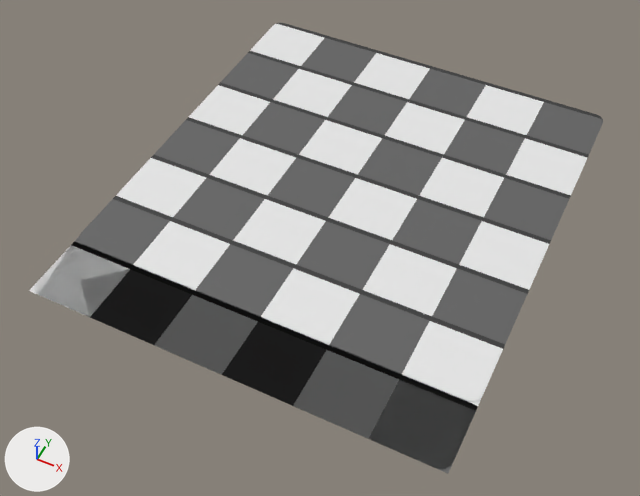
Renders of the FBX model Assets/000.Eeeeden/00-Fbxs/01-Map/Map-Tile.fbx from each side of a commit.
Before and after are seen from a 50 mm lens placed at (3.86, -8.98, 9.25), pointed at (-0.1, -1.06, -0.65). Every picture has the same lights, and +X, +Y and +Z are marked at lower left. Where no turn or scale is listed for an object, it has been applied to the vertices. Vertices at the same position are counted once.

Names of what the first picture shows: 'Map-Tile'.
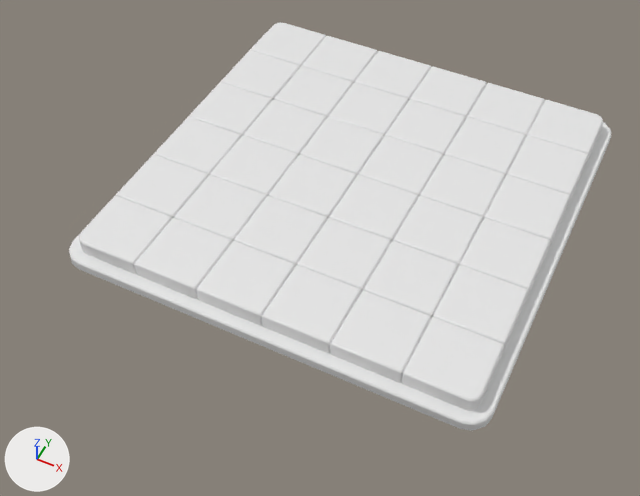
What the commit changed:
me_map_tile is used by ob_map_tile; location (0.0, 0.0, 0.0).
me_map_tile had 163 vertices, 108 faces and spanned x -3.0..3.0, y -4.0..3.0, z -0.02..0.0.
me_map_tile no longer uses material mat_map_tile01 (dark grey #626262).
me_map_tile no longer uses material mat_map_tile02 (white #e7e7e7).
me_map_tile no longer uses material mat_map_tile03 (black #363636).
me_map_tile now has 1446 vertices, 1261 faces and spans x -3.18..3.18, y -3.18..3.18, z -0.37..0.02.
me_map_tile part 1: the loose piece of 101 vertices spanning x -3.0..3.0, y -3.0..3.0, z 0.0 is rebuilt with 1118 vertices and now spans x -3.0..3.0, y -3.0..2.0, z -0.37..0.02.
me_map_tile part 2: a new loose piece of 80 vertices spanning x -3.18..3.18, y -3.18..3.18, z -0.37..-0.21.
me_map_tile part 3: a new loose piece of 78 vertices spanning x -2.0..0.0, y 2.0..3.0, z -0.37..0.02.
me_map_tile part 4: a new loose piece of 78 vertices spanning x 0.0..2.0, y 2.0..3.0, z -0.37..0.02.
me_map_tile part 5: a new loose piece of 46 vertices spanning x 2.0..3.0, y 2.0..3.0, z -0.37..0.02.
me_map_tile part 6: a new loose piece of 46 vertices spanning x -3.0..-2.0, y 2.0..3.0, z -0.37..0.02.
Part 7, on me_map_tile:
62 vertices are removed from x -3.0..3.0, y -4.0..-2.0, z -0.02.
36 faces are deleted.
me_map_tile part 8: the surface is now shaded smooth.

Pixel boxes (x1, y1, x2, y2) of what changed, in the pictures (640 x 496 px):
'Map-Tile', reshaped (9% shorter): before (29, 23, 603, 473); after (69, 22, 611, 431)
part 1 of me_map_tile, rebuilt: before (79, 23, 603, 401); after (79, 51, 588, 411)
part 2 of me_map_tile, added: after (69, 32, 611, 431)
part 3 of me_map_tile, added: after (302, 36, 431, 101)
part 4 of me_map_tile, added: after (410, 66, 545, 136)
part 5 of me_map_tile, added: after (527, 100, 603, 163)
part 6 of me_map_tile, added: after (251, 22, 326, 67)
part 7 of me_map_tile, deleted: before (29, 237, 504, 473)
